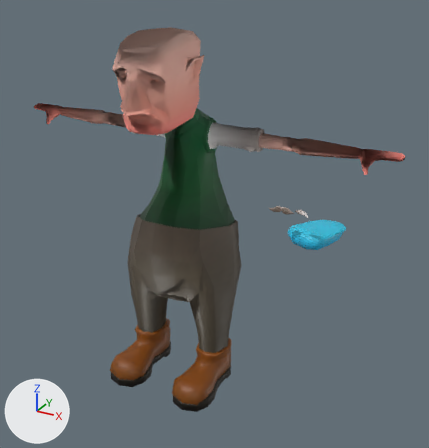
Renders of the FBX model ggj-2026-unity/Assets/Models/Characters/Farmer_dead.fbx from each side of a commit.
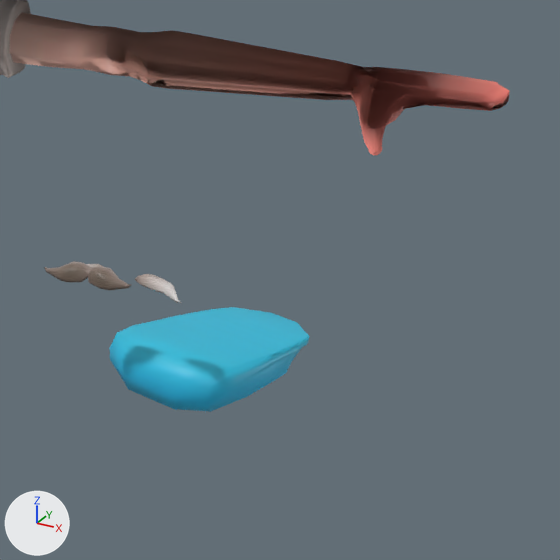
The first picture shows the older version from a 50 mm lens placed at (3.22, -5.02, 4.48), pointed at (-0.33, 1.44, 1.25). The close-ups show both versions on the part from 60% to 98% of the width and 29% to 66% of the height of that picture. Lighting does not change. The marker at lower left points along +X, +Y and +Z. Where no turn or scale is listed for an object, it has been applied to the vertices.

Objects in the first close-up: 'Farmer_ArmsHead', 'Farmer_Cap', 'Farmer_FaceHair', 'Farmer_body'.
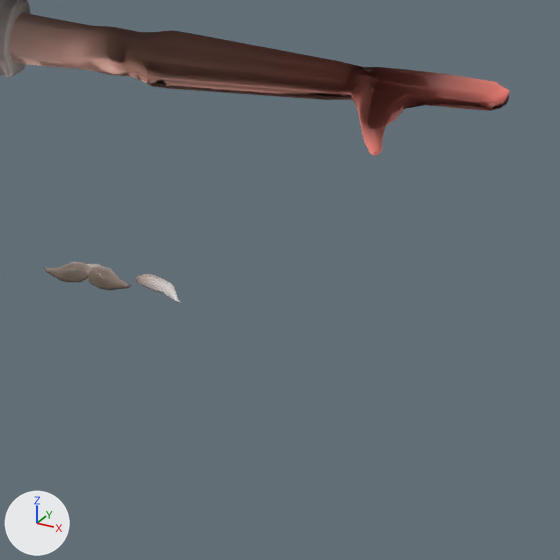
Where the newer file only moved an object's origin or applied its transform, the numbers keep the older frame.

The edits, one by one:
Object 'Farmer_Cap' (ob_farmer_cap) is deleted.

Boxes [x1, y1, x2, y2] around the edits, measured in the close-ups (560 x 560 px):
'Farmer_Cap', deleted (cyan)
    before: [110, 307, 309, 412]
